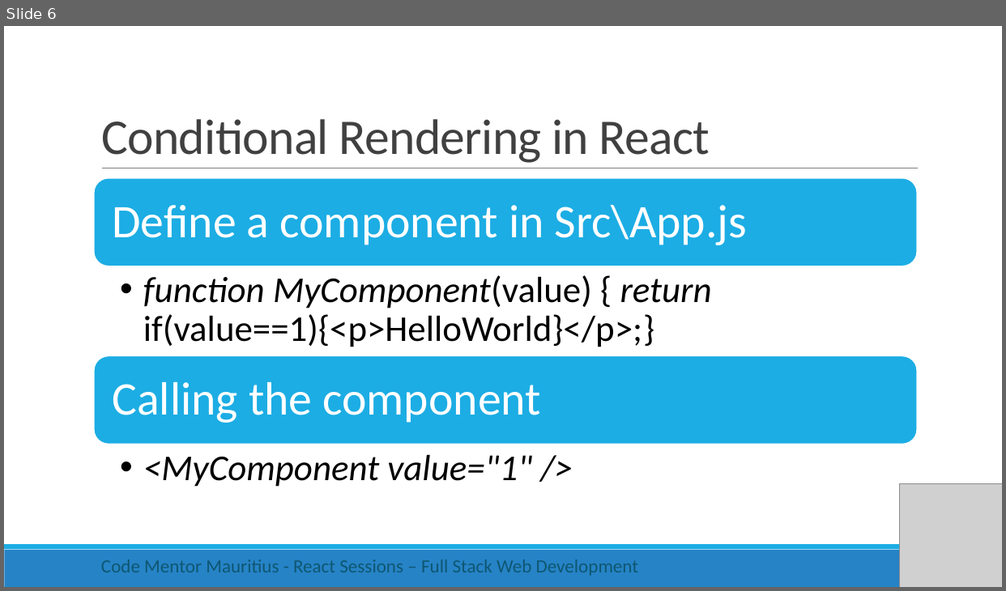
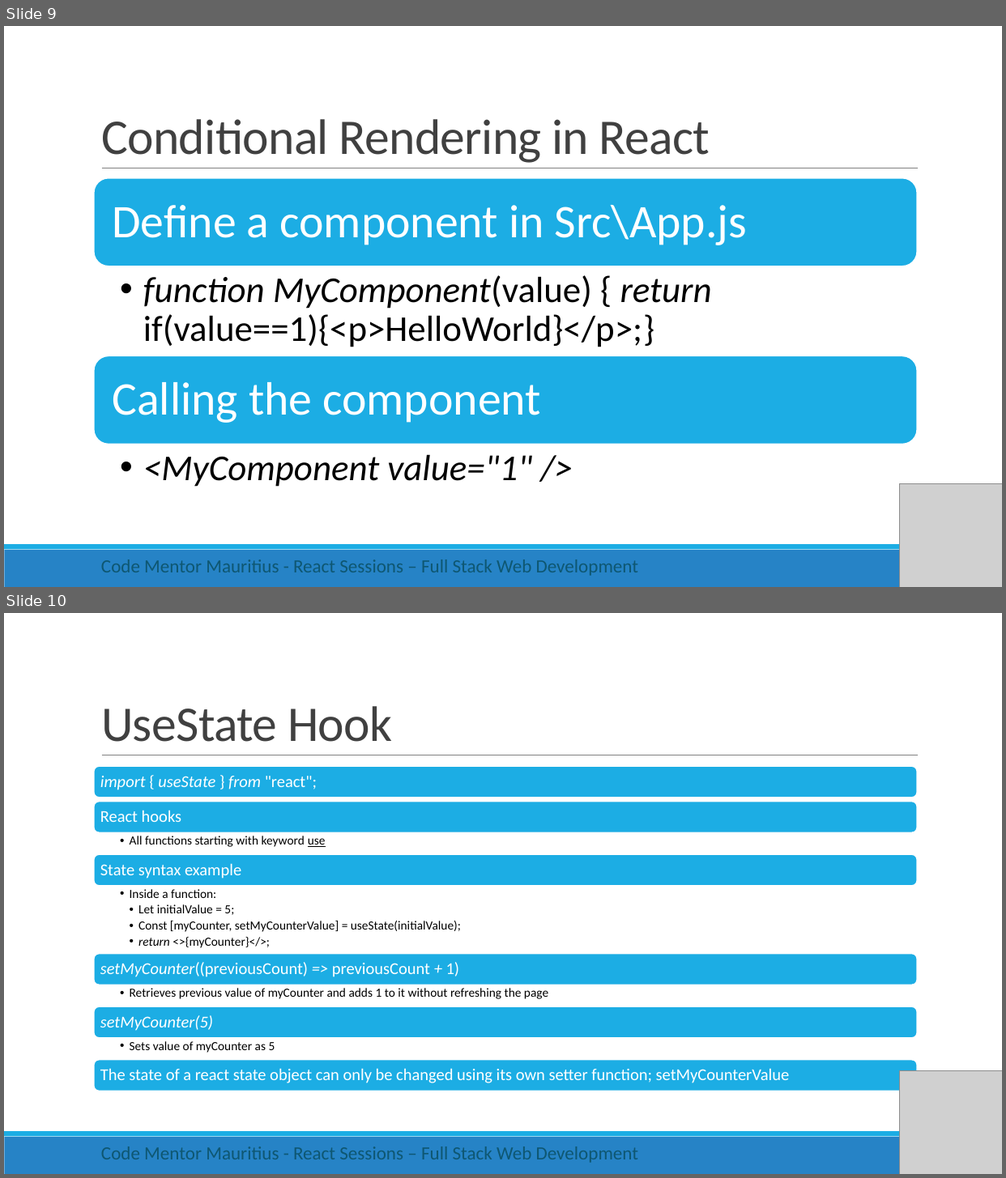
Before and after one commit to rishigujadhur1/Slides, a slide deck: React/React Session 1.pptx. Shown one above the other, each under a label of ours: slide 6 before the commit, slides 9 and 10 after it. The pictures are 1006x591 and 1006x1178 pixels, drawn with LibreOffice and Linux fonts; fonts in the diff are those of the drawing; grey boxes stand for pictures. Boxes give left, top, right and bottom in pixels: in the first picture for what was removed or moved away, otherwise in the second. Text is boxed around its words. In the diff, an @@ line names an element or a change of style, - is before the commit and + after.

```diff
--- a/React/React Session 1.pptx
+++ b/React/React Session 1.pptx
@@ slide 10 added at <box>4,613,1002,1174</box>, background #FFFFFF; not listed: 3 template elements that a slide beside it also shows @@
@@ title added at <box>101,706,392,742</box>, 48 pt, text #404040 @@
+UseState Hook
@@ group added at <box>94,766,918,1092</box>: 10 texts, 6 rounded rectangles @@
+import { useState } from "react";
+React hooks
+  • All functions starting with keyword use
+State syntax example
+  • Inside a function:
+    • Let initialValue = 5;
+    • Const [myCounter, setMyCounterValue] = useState(initialValue);
+    • return <>{myCounter}</>;
+setMyCounter((previousCount) => previousCount + 1)
+  • Retrieves previous value of myCounter and adds 1 to it without refreshing the page
+setMyCounter(5)
+  • Sets value of myCounter as 5
+The state of a react state object can only be changed using its own setter function; setMyCounterValue
@@ picture added at <box>900,1071,1002,1174</box> @@
@@ text added at <box>101,1147,638,1163</box>, 18 pt, text #0E5772 @@
+Code Mentor Mauritius - React Sessions – Full Stack Web Development
@@ what was slide 6 is now slide 9 @@
```
Also in this commit, not shown: 3 slides changed, 4 other slides added.
